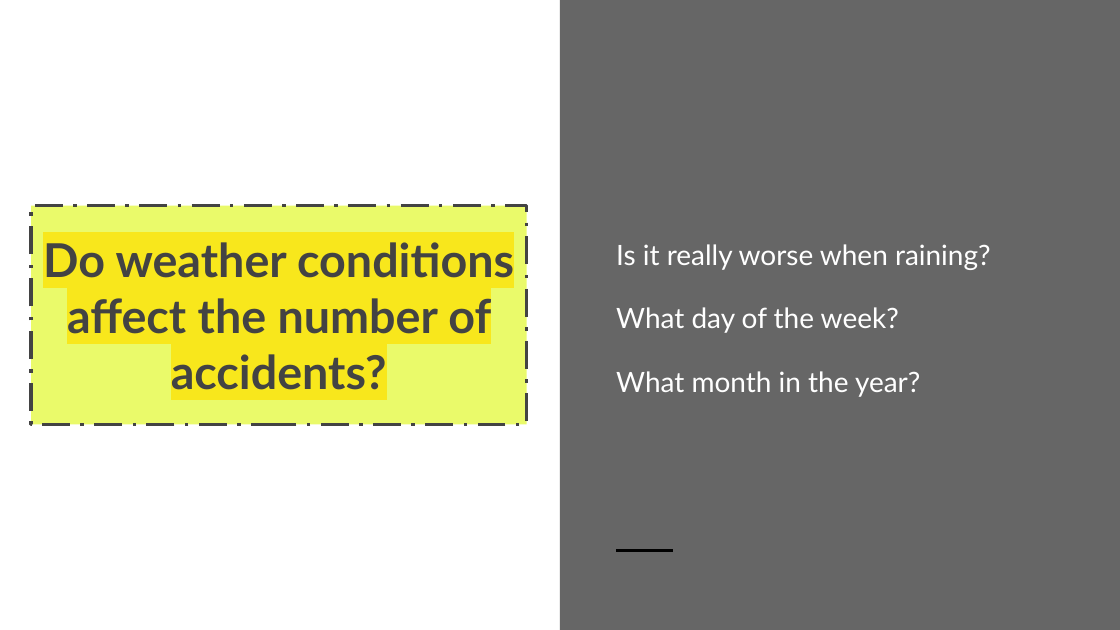
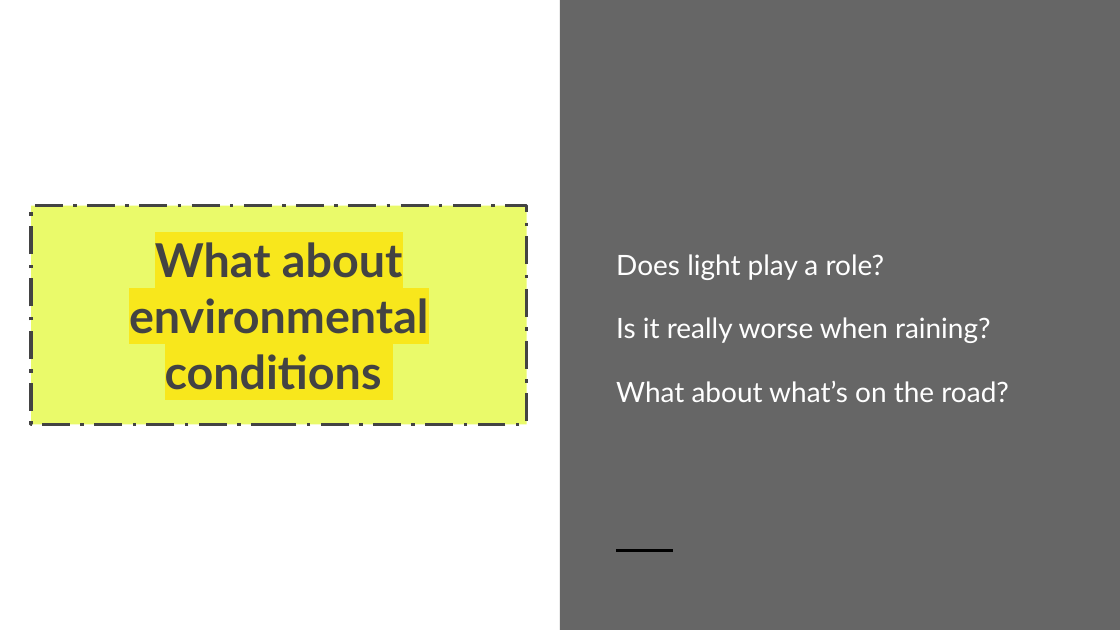
Before and after one commit to bailatrix/London-Traffic-Trends, a slide deck: slide 9 of Accident Trends in London.pptx (slide 8 before the commit). Drawn at 1120x630 pixels with LibreOffice and Linux fonts; fonts in the diff are those of the drawing. Boxes give left, top, right and bottom in pixels: in the first picture for what was removed or moved away, otherwise in the second. Text is boxed around its words. In the diff, an @@ line names an element or a change of style, - is before the commit and + after.

Commit message:
Finished ppt

```diff
--- a/Accident Trends in London.pptx
+++ b/Accident Trends in London.pptx
@@ title at <box>129,242,428,390</box>: text changed @@
-Do weather conditions affect the number of accidents?
+What about environmental conditions
@@ text at <box>616,254,885,280</box>: paragraph added @@
+Does light play a role?
@@ text at <box>616,317,991,343</box>: more space between paragraphs @@
@@ text at <box>616,381,1009,402</box>: text changed @@
-What day of the week?
-What month in the year?
+What about what’s on the road?
```
Also in this commit, not shown: 8 other slides changed, 8 slides added, 10 slides removed.
